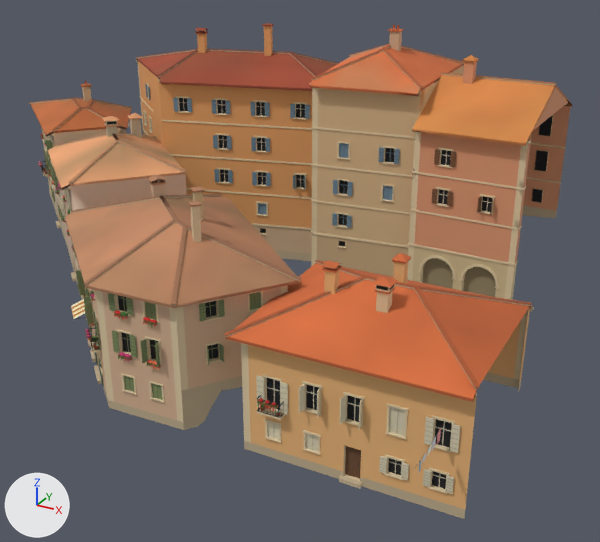
An edit to the glTF model games/yorimichi/assets/belmonte/meshes/SM_BM_BT_blk_07.glb, drawn before and after from the same camera.
The view is the same before and after, from a 50 mm lens placed at (38.4, -55.9, 32.6), pointed at (7.1, 1.0, 4.2). The lights are fixed; the arrows at lower left show +X, +Y and +Z. The older version comes first. Vertices at exactly the same position are counted once.

The older version as bpy lines, for what is in view:
```python
me_sm_bt_blk_07 = bpy.data.meshes.new('SM_BT_blk_07')
me_sm_bt_blk_07.from_pydata(...)  # 26942 vertices, 29928 faces; spans x -29.5..28.1, y -21.7..22.4, z -0.5..23.4
me_sm_bt_blk_07.materials.append(mat_bm_000_m_stone_006)
me_sm_bt_blk_07.materials.append(mat_bm_001_m_ashlar_006)
me_sm_bt_blk_07.materials.append(mat_bm_002_m_plaster_005)
me_sm_bt_blk_07.materials.append(mat_bm_003_m_roof_005)
me_sm_bt_blk_07.materials.append(mat_bm_004_m_wood_005)
me_sm_bt_blk_07.materials.append(mat_bm_005_m_plaster_rough_002)
me_sm_bt_blk_07.materials.append(mat_bm_006_m_rubble_002)
me_sm_bt_blk_07.materials.append(mat_bm_007_m_iron_002)
me_sm_bt_blk_07.materials.append(mat_bm_008_m_vcol_001)
me_sm_bt_blk_07.materials.append(mat_bm_009_m_glass_dark_001)
ob_sm_bm_bt_blk_07 = bpy.data.objects.new('SM_BM_BT_blk_07', me_sm_bt_blk_07)
ob_sm_bm_bt_blk_07.location = (0.0, 0.0, 0.0)
```
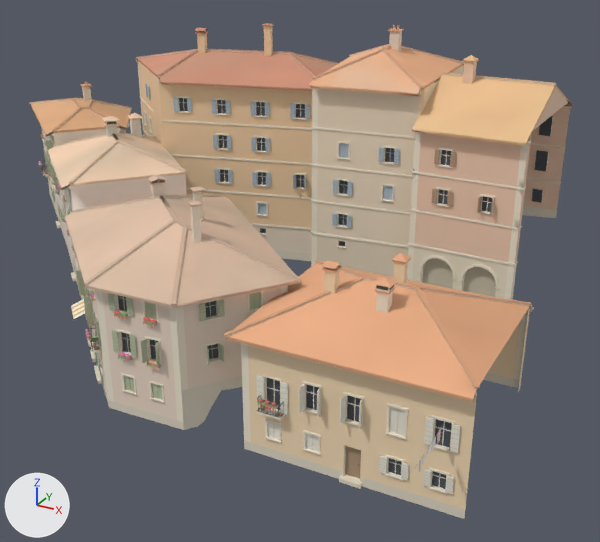
The change, as a diff of the scene's bpy script:
```diff
--- a/games/yorimichi/assets/belmonte/meshes/SM_BM_BT_blk_07.glb.py
+++ b/games/yorimichi/assets/belmonte/meshes/SM_BM_BT_blk_07.glb.py
@@ me_sm_bt_blk_07 @@
 me_sm_bt_blk_07.from_pydata(...)  # 26942 vertices, 29928 faces; spans x -29.5..28.1, y -21.7..22.4, z -0.5..23.4
 # used by ob_sm_bm_bt_blk_07; location = (0.0, 0.0, 0.0)
+# me_sm_bt_blk_07 part 1: 19255 faces centred in x -29.4..28.0, y -20.9..18.3, z -0.4..23.4 are repainted in the vertex colours; the middle colour goes from beige #d5b098 to pale pink #ecd8cb
+# me_sm_bt_blk_07 part 2: 10673 faces centred in x -29.4..27.9, y -21.7..22.4, z -0.2..23.4 are repainted in the vertex colours; the middle colour goes from beige #d4aa85 to beige #ebd5bf
 me_sm_bt_blk_07.materials.append(mat_bm_000_m_stone_006)
```

Location of each change, [x1, y1, x2, y2] in pixels of the pictures (600 x 542 px):
part 1 of me_sm_bt_blk_07, recoloured (lighter)
    both: [31, 26, 572, 519]
part 2 of me_sm_bt_blk_07, recoloured (lighter)
    both: [29, 23, 572, 509]
